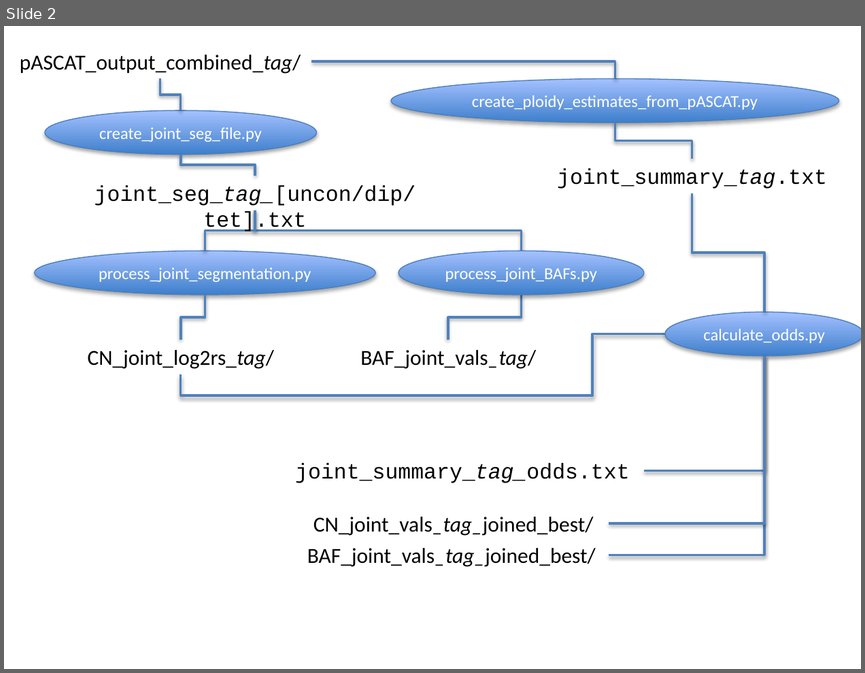
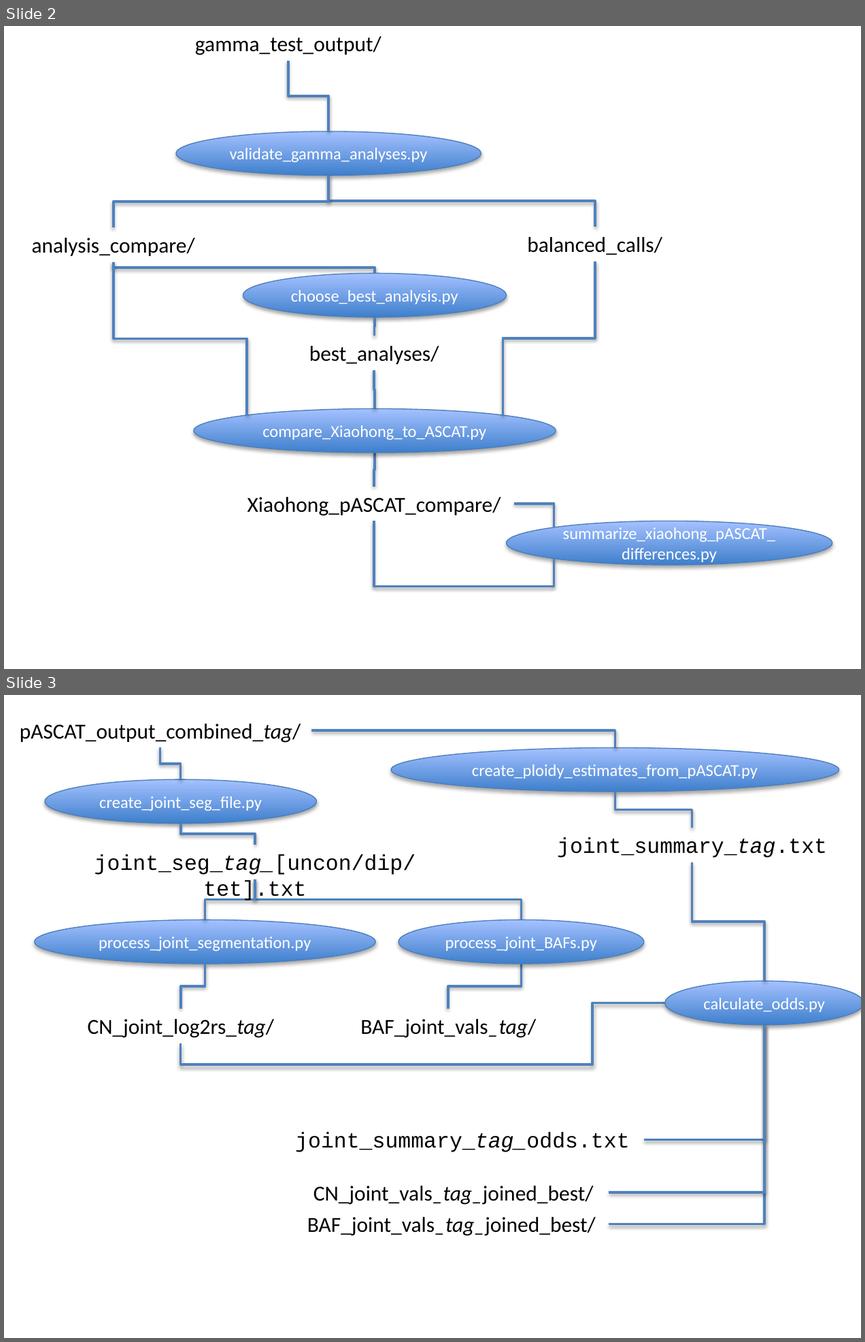
Before and after one commit to luciansmith/kuhner-python, a slide deck: Python program structure.pptx. Shown one above the other, each under a label of ours: slide 2 before the commit, slides 2 and 3 after it. The pictures are 865x673 and 865x1342 pixels, drawn with LibreOffice and Linux fonts; fonts in the diff are those of the drawing. Boxes give left, top, right and bottom in pixels: in the first picture for what was removed or moved away, otherwise in the second. Text is boxed around its words. In the diff, an @@ line names an element or a change of style, - is before the commit and + after.

```diff
--- a/Python program structure.pptx
+++ b/Python program structure.pptx
@@ slide 2 added at (4,26,861,669), background #FFFFFF @@
@@ text added at (195,36,381,55), 18 pt, text #000000 @@
+gamma_test_output/
@@ elbow line added from (329, 131) to (288, 60), #4F81BD 2 pt @@
@@ ellipse added at (176,131,481,175), fill gradient #3F80CE to #A4C4FF, outline #4B7EBC 0.75 pt, 14 pt, text #FFFFFF @@
+validate_gamma_analyses.py
@@ elbow line added from (329, 175) to (113, 227), #4F81BD 2 pt @@
@@ elbow line added from (329, 175) to (594, 227), #4F81BD 2 pt @@
@@ text added at (32,237,195,256), 18 pt, text #000000 @@
+analysis_compare/
@@ text added at (527,237,662,255), 18 pt, text #000000 @@
+balanced_calls/
@@ elbow line added from (375, 273) to (113, 261), #4F81BD 2 pt @@
@@ elbow line added from (247, 415) to (113, 261), #4F81BD 2 pt @@
@@ elbow line added from (502, 415) to (594, 261), #4F81BD 2 pt @@
@@ ellipse added at (243,273,506,316), fill gradient #3F80CE to #A4C4FF, outline #4B7EBC 0.75 pt, 14 pt, text #FFFFFF @@
+choose_best_analysis.py
@@ elbow line added from (374, 335) to (375, 317), #4F81BD 2 pt @@
@@ text added at (309,346,439,364), 18 pt, text #000000 @@
+best_analyses/
@@ elbow line added from (375, 408) to (374, 371), #4F81BD 2 pt @@
@@ ellipse added at (193,408,555,452), fill gradient #3F80CE to #A4C4FF, outline #4B7EBC 0.75 pt, 14 pt, text #FFFFFF @@
+compare_Xiaohong_to_ASCAT.py
@@ elbow line added from (375, 452) to (374, 486), #4F81BD 2 pt @@
@@ text added at (247,497,501,516), 18 pt, text #000000 @@
+Xiaohong_pASCAT_compare/
@@ elbow line added from (514, 503) to (554, 527), #4F81BD 2 pt @@
@@ elbow line added from (554, 558) to (374, 520), #4F81BD 2 pt @@
@@ ellipse added at (506,520,832,564), fill gradient #3F80CE to #A4C4FF, outline #4B7EBC 0.75 pt, 14 pt, text #FFFFFF @@
+summarize_xiaohong_pASCAT_differences.py
@@ what was slide 2 is now slide 3 @@
```
Also in this commit, not shown: 1 slide changed.
